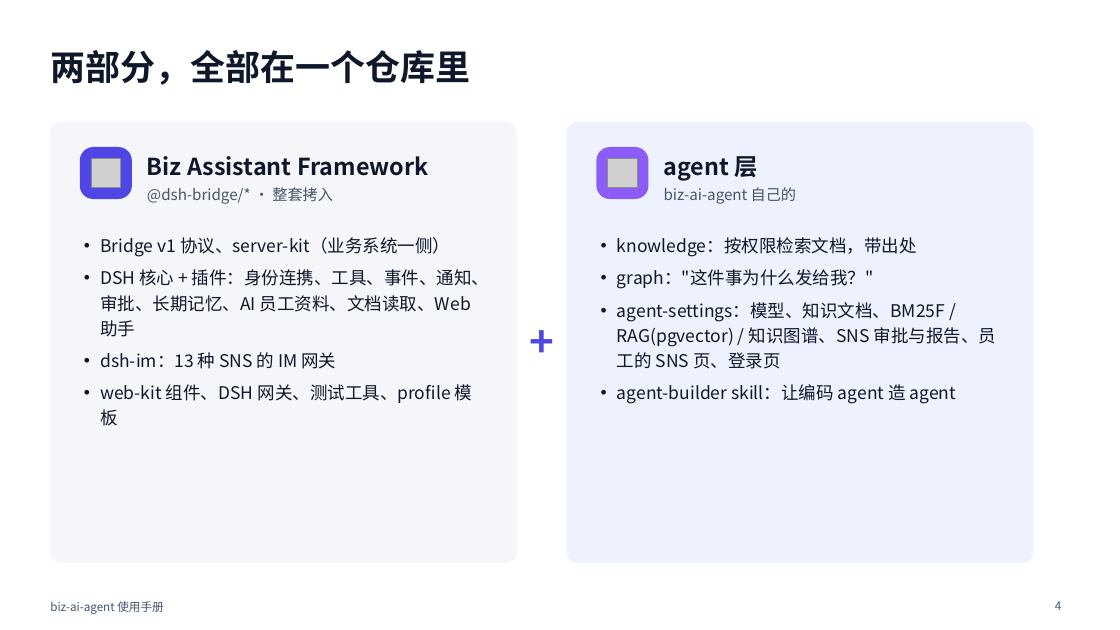
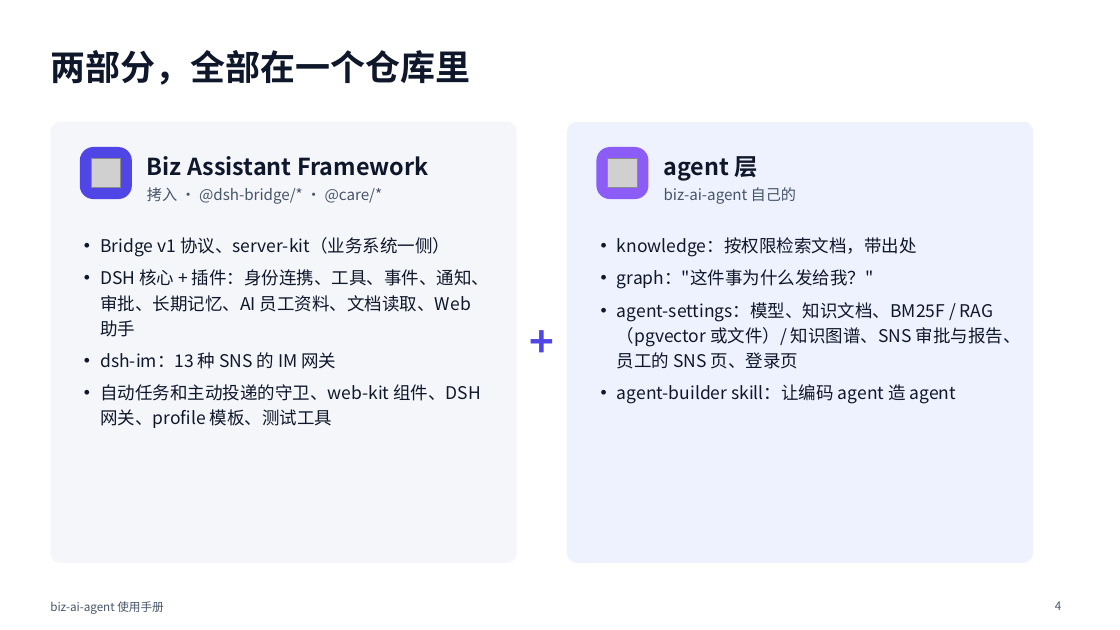
Before and after one commit to ITC-cloud-soft/biz-ai-agent, a slide deck: slide 4 of docs/MANUAL.pptx. Drawn at 1120x630 pixels with LibreOffice and Linux fonts; fonts in the diff are those of the drawing; grey boxes stand for pictures. Boxes give left, top, right and bottom in pixels: in the first picture for what was removed or moved away, otherwise in the second. Text is boxed around its words. In the diff, an @@ line names an element or a change of style, - is before the commit and + after.

```diff
--- a/docs/MANUAL.pptx
+++ b/docs/MANUAL.pptx
@@ text at <box>147,187,382,204</box>: text changed @@
-@dsh-bridge/* · 整套拷入
+拷入 · @dsh-bridge/* · @care/*
@@ text at <box>617,302,1021,369</box>: text changed @@
-• agent-settings：模型、知识文档、BM25F / RAG(pgvector) / 知识图谱、SNS 审批与报告、员工的 SNS 页、登录页
+• agent-settings：模型、知识文档、BM25F / RAG（pgvector 或文件）/ 知识图谱、SNS 审批与报告、员工的 SNS 页、登录页
@@ text at <box>100,384,481,428</box>: text changed @@
-• web-kit 组件、DSH 网关、测试工具、profile 模板
+• 自动任务和主动投递的守卫、web-kit 组件、DSH 网关、profile 模板、测试工具
```
Also in this commit, not shown: 26 other slides changed.
